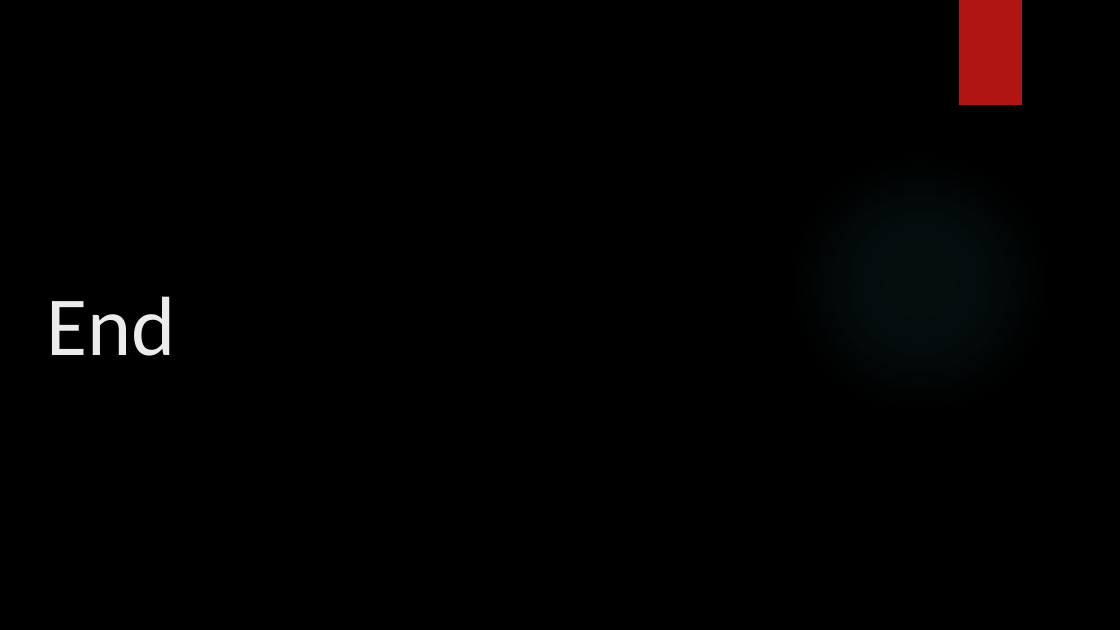
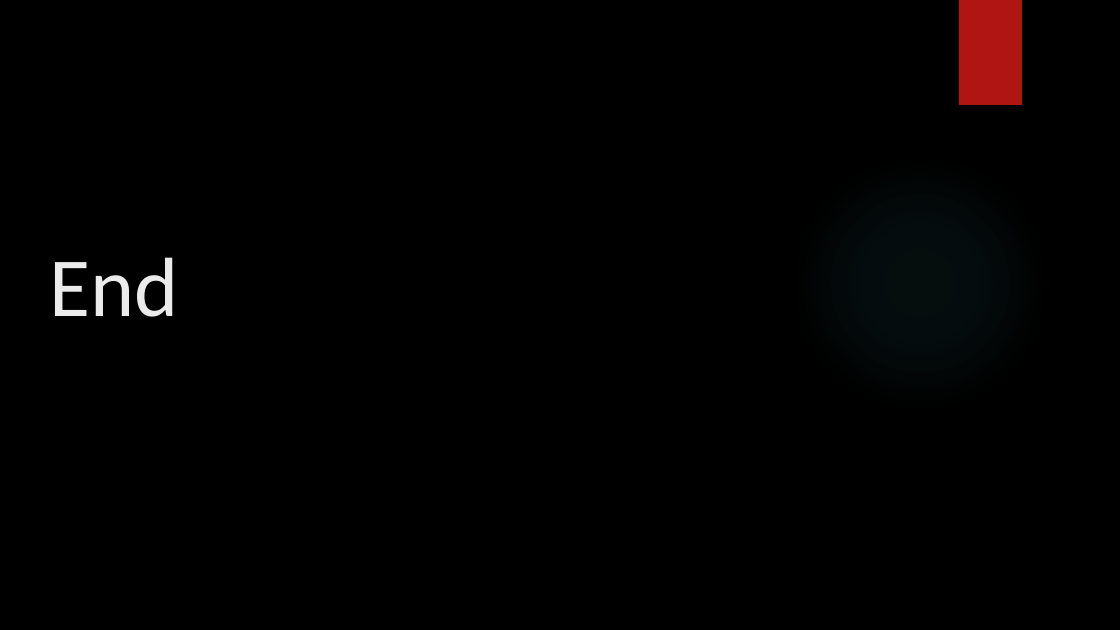
Before and after one commit to BachAmadou/code-lectures, a slide deck: slide 43 of HTML/HTML.pptx (slide 37 before the commit). Drawn at 1120x630 pixels with LibreOffice and Linux fonts; fonts in the diff are those of the drawing; background and template pictures are left out. Boxes give left, top, right and bottom in pixels: in the first picture for what was removed or moved away, otherwise in the second. Text is boxed around its words. In the diff, an @@ line names an element or a change of style, - is before the commit and + after.

```diff
--- a/HTML/HTML.pptx
+++ b/HTML/HTML.pptx
@@ title "End" moved from (x1=47, y1=296, x2=176, y2=356) to (x1=50, y1=257, x2=179, y2=317) @@
```
Also in this commit, not shown: 7 other slides changed, 6 slides added, 42 other files.
